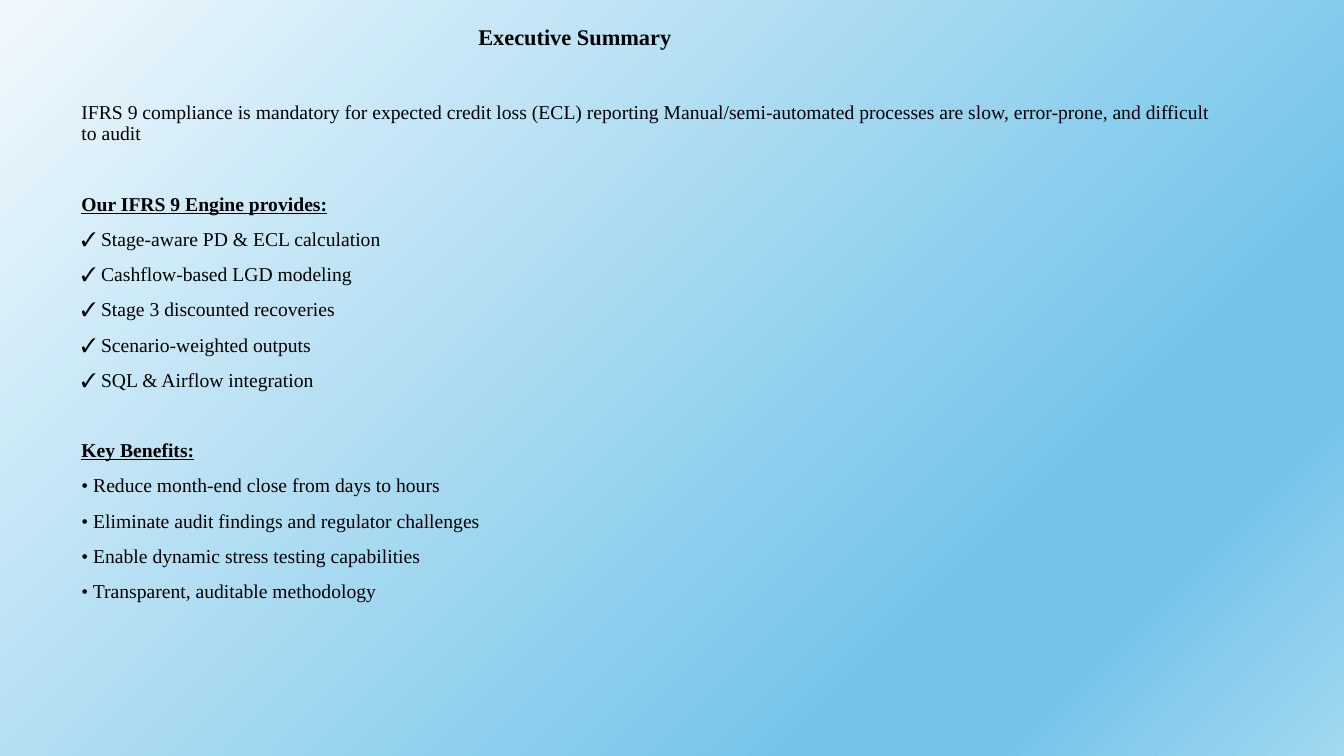
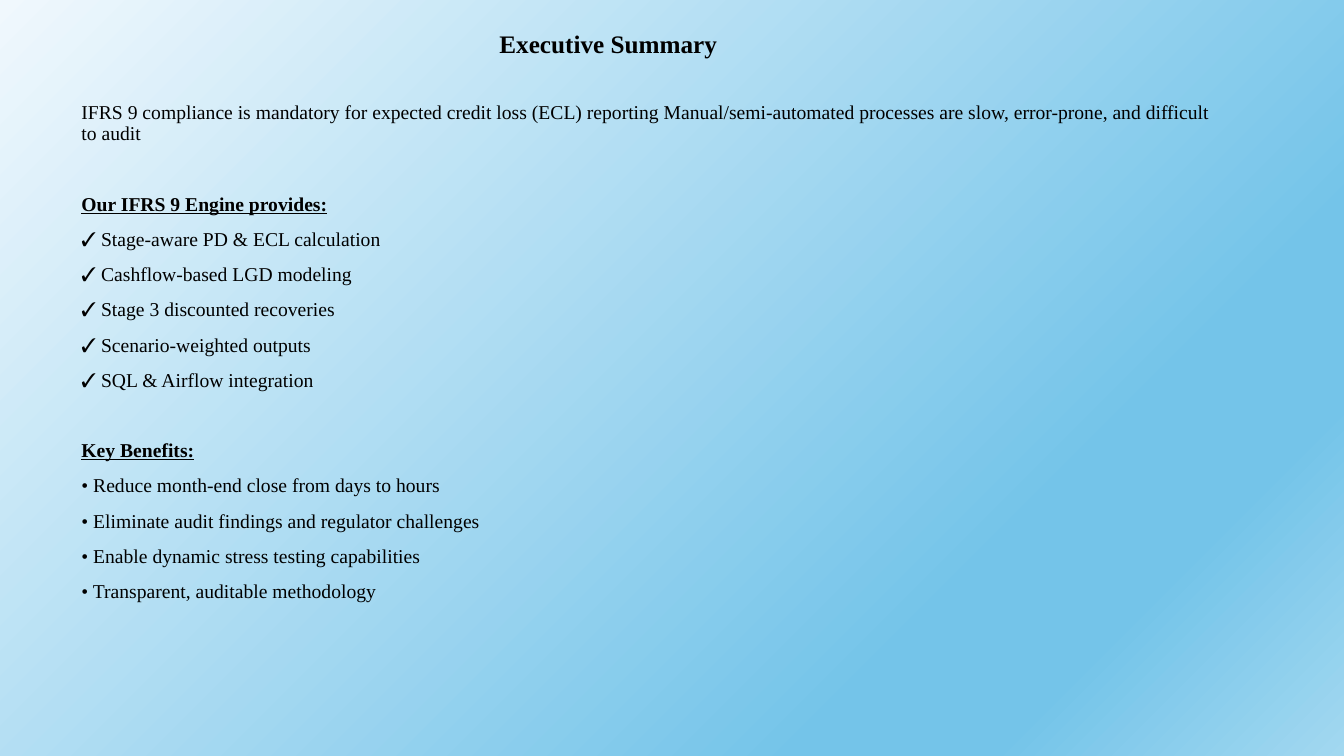
Before and after one commit to sampathkore4444/IFRS9-Engine, a slide deck: slide 2 of IFRS Engine.pptx. Drawn at 1344x756 pixels with LibreOffice and Linux fonts; fonts in the diff are those of the drawing. Boxes give left, top, right and bottom in pixels: in the first picture for what was removed or moved away, otherwise in the second. Text is boxed around its words. In the diff, an @@ line names an element or a change of style, - is before the commit and + after.

Commit message:
modified ppt slides

```diff
--- a/IFRS Engine.pptx
+++ b/IFRS Engine.pptx
@@ title "Executive Summary": place and size @@
-title "Executive Summary" at <box>478,29,671,50</box>
+title "Executive Summary" at <box>499,35,717,59</box>
@@ title "Executive Summary" at <box>499,35,717,59</box>: size 16 to 18 pt @@
```
Also in this commit, not shown: 9 other slides changed, 1 other file.
